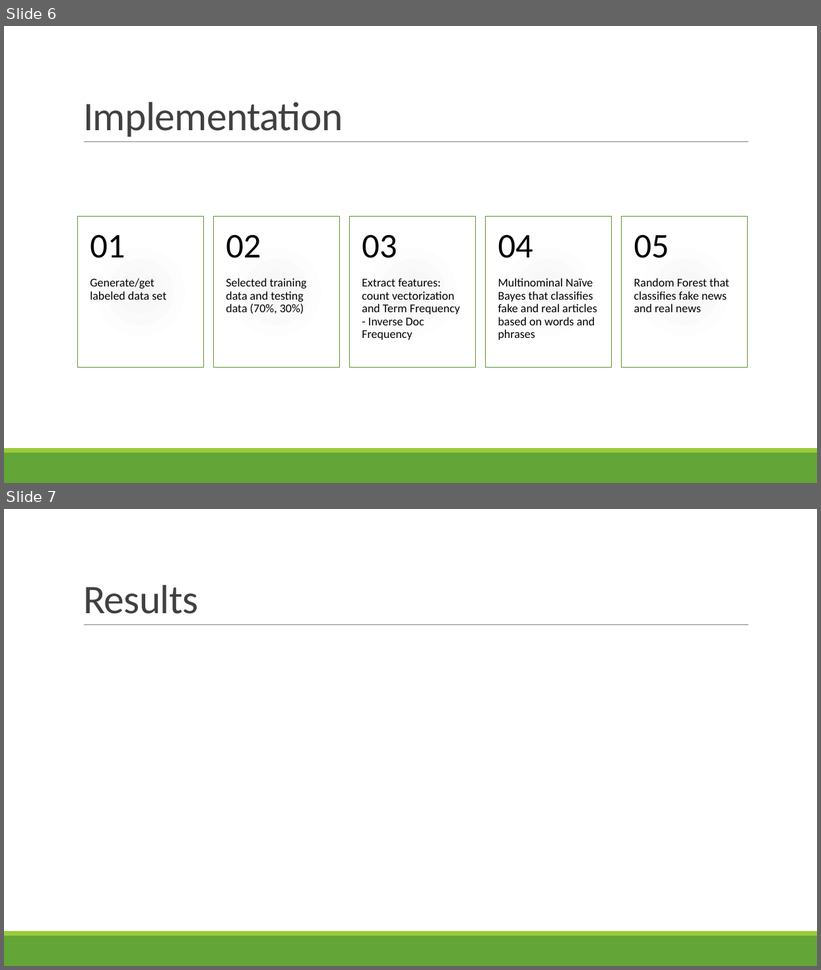
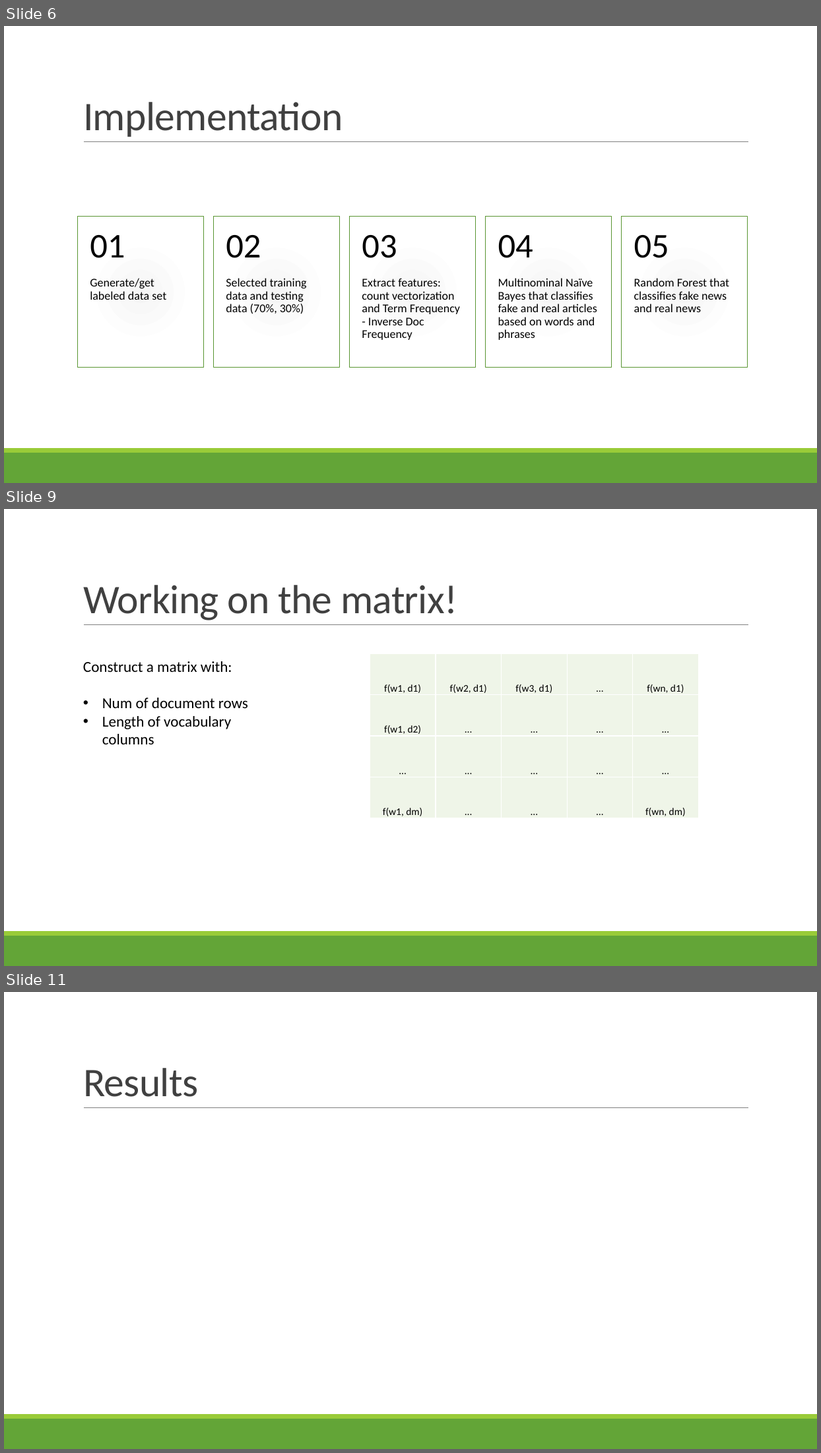
Before and after one commit to LinghanX/Project_Veritas, a slide deck: presentations/FakeNews_Final.pptx. Shown one above the other, each under a label of ours: slides 6 and 7 before the commit, slides 6, 9 and 11 after it; the slides between them are not shown. The pictures are 821x970 and 821x1453 pixels, drawn with LibreOffice and Linux fonts; fonts in the diff are those of the drawing. Boxes give left, top, right and bottom in pixels: in the first picture for what was removed or moved away, otherwise in the second. Text is boxed around its words. In the diff, an @@ line names an element or a change of style, - is before the commit and + after.

```diff
--- a/presentations/FakeNews_Final.pptx
+++ b/presentations/FakeNews_Final.pptx
@@ slide 9 added at (4, 509, 817, 966), background #FFFFFF; not listed: 3 template elements that a slide beside it also shows @@
@@ title added at (83, 585, 457, 621), 48 pt, text #404040 @@
+Working on the matrix!
@@ text added at (83, 661, 248, 745), 18 pt, text #000000 @@
+Construct a matrix with:
+• Num of document rows
+• Length of vocabulary columns
@@ table added at (370, 654, 700, 819), 4 rows, 5 columns @@
+f(w1, d1) | f(w2, d1) | f(w3, d1) | … | f(wn, d1)
+f(w1, d2) | … | … | … | …
+… | … | … | … | …
+f(w1, dm) | … | … | … | f(wn, dm)
@@ what was slide 7 is now slide 11 @@
```
Also in this commit, not shown: 3 other slides added.
